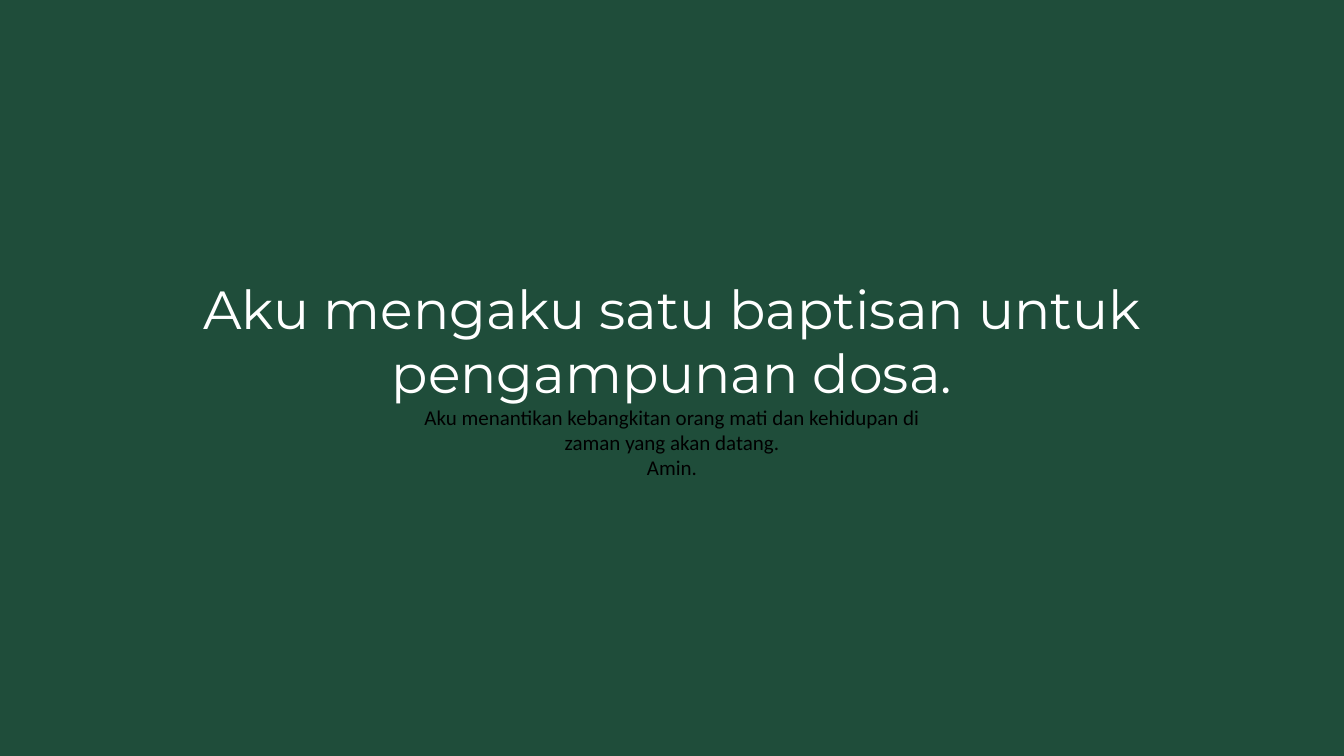
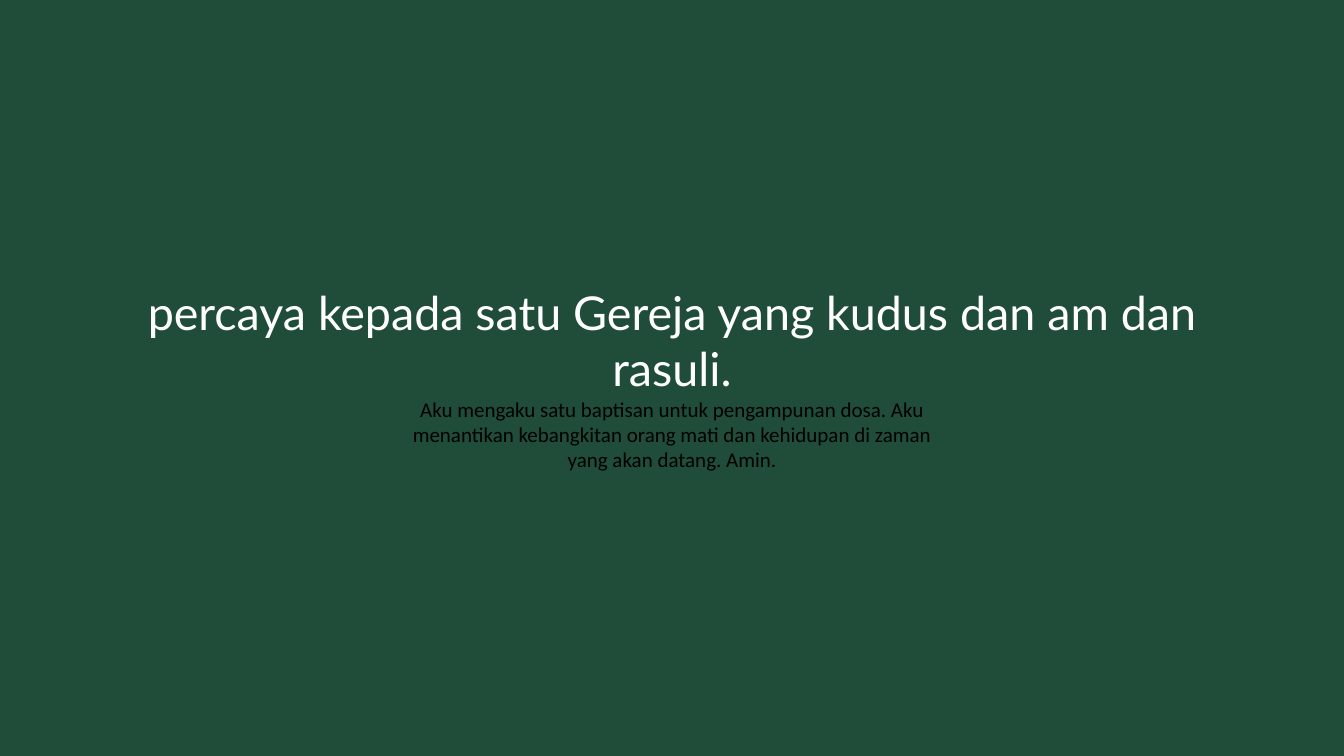
Before and after one commit to jksn23/slide-generator, a slide deck: slide 46 of Ibadah v2.pptx (slide 48 before the commit). Drawn at 1344x756 pixels with LibreOffice and Linux fonts; fonts in the diff are those of the drawing. Boxes give left, top, right and bottom in pixels: in the first picture for what was removed or moved away, otherwise in the second. Text is boxed around its words. In the diff, an @@ line names an element or a change of style, - is before the commit and + after.

```diff
--- a/Ibadah v2.pptx
+++ b/Ibadah v2.pptx
@@ text at (x1=148, y1=295, x2=1196, y2=471): text changed @@
-Aku mengaku satu baptisan untuk pengampunan dosa.
-Aku menantikan kebangkitan orang mati dan kehidupan di
-zaman yang akan datang.
-Amin.
+percaya kepada satu Gereja yang kudus dan am dan rasuli.
+Aku mengaku satu baptisan untuk pengampunan dosa. Aku
+menantikan kebangkitan orang mati dan kehidupan di zaman
+yang akan datang. Amin.
```
Also in this commit, not shown: 93 other slides changed, 16 slides added, 3 slides removed, 17 other files.
